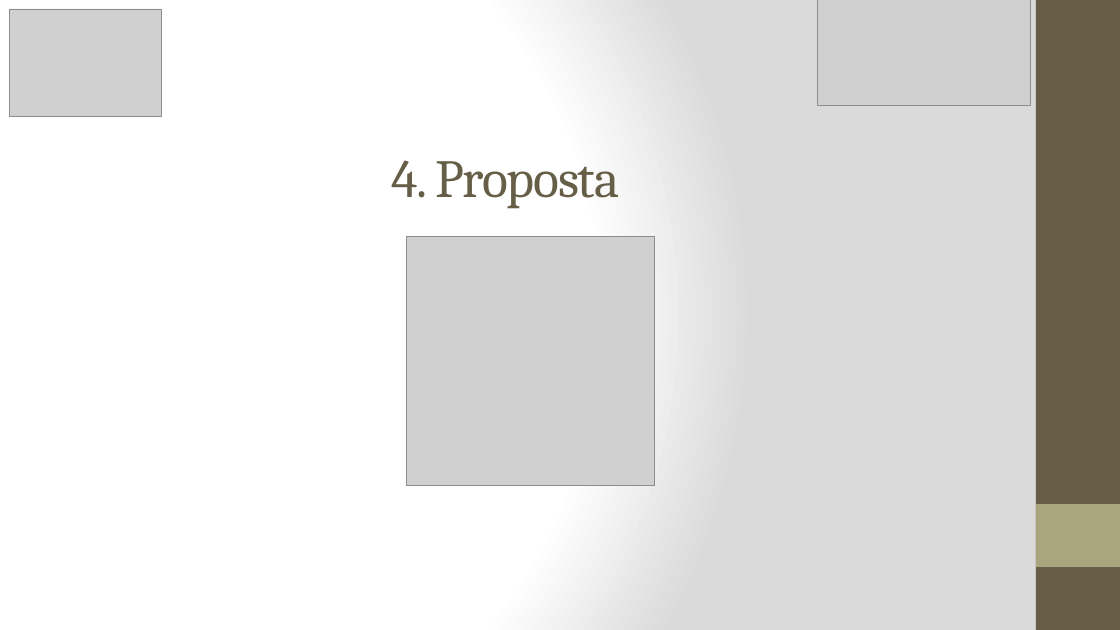
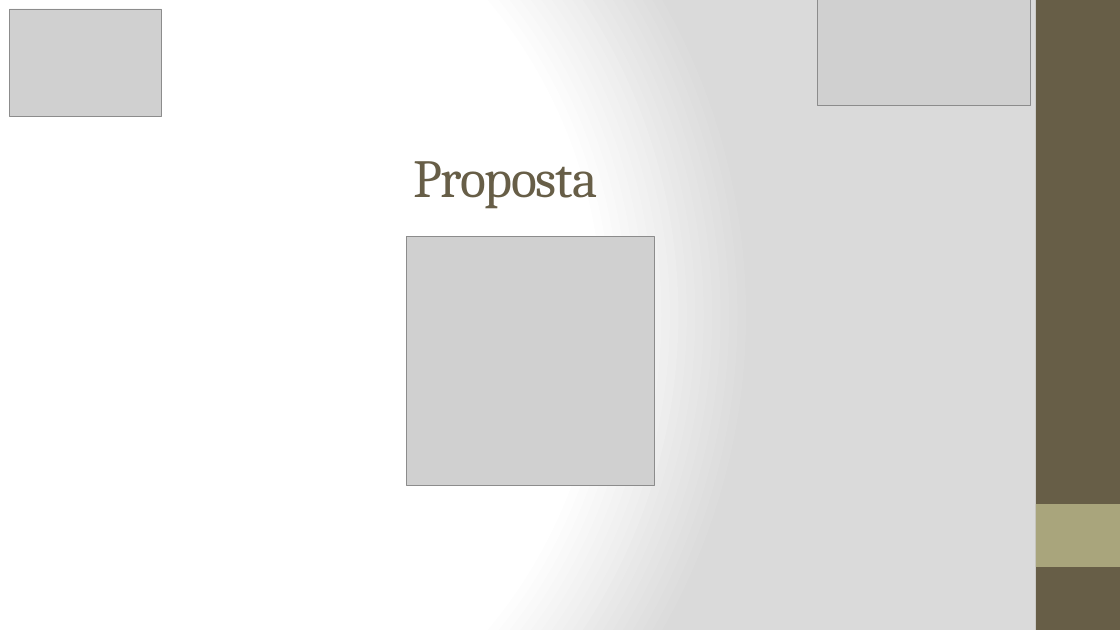
Before and after one commit to marlonscastro/estagiotcc, a slide deck: slide 9 of Apresentação_PPT.pptx. Drawn at 1120x630 pixels with LibreOffice and Linux fonts; fonts in the diff are those of the drawing; grey boxes stand for pictures. Boxes give left, top, right and bottom in pixels: in the first picture for what was removed or moved away, otherwise in the second. Text is boxed around its words. In the diff, an @@ line names an element or a change of style, - is before the commit and + after.

```diff
--- a/Apresentação_PPT.pptx
+++ b/Apresentação_PPT.pptx
@@ title at bbox=[413, 161, 597, 209]: text changed @@
-4. Proposta
+Proposta
```
Also in this commit, not shown: 7 other slides changed.
